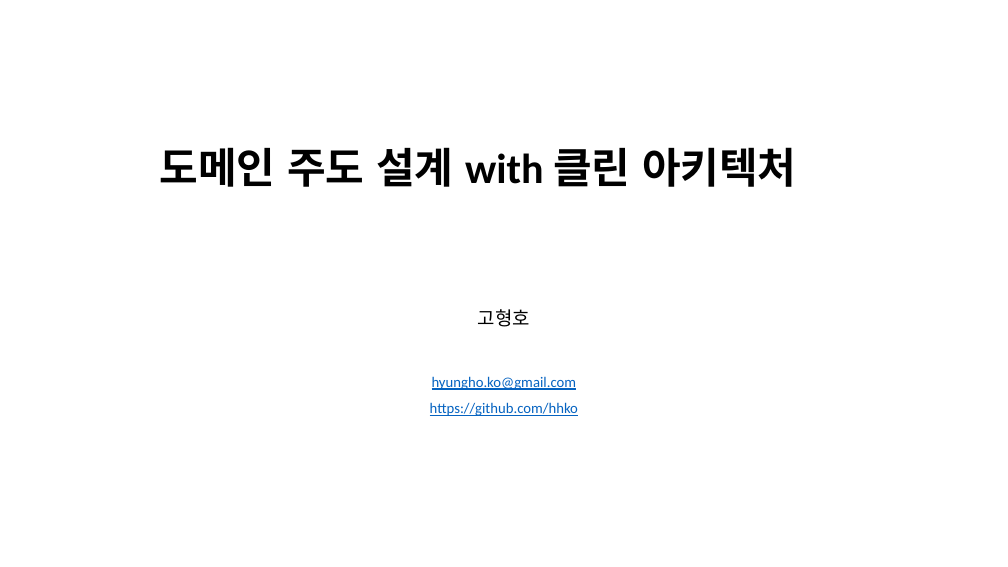
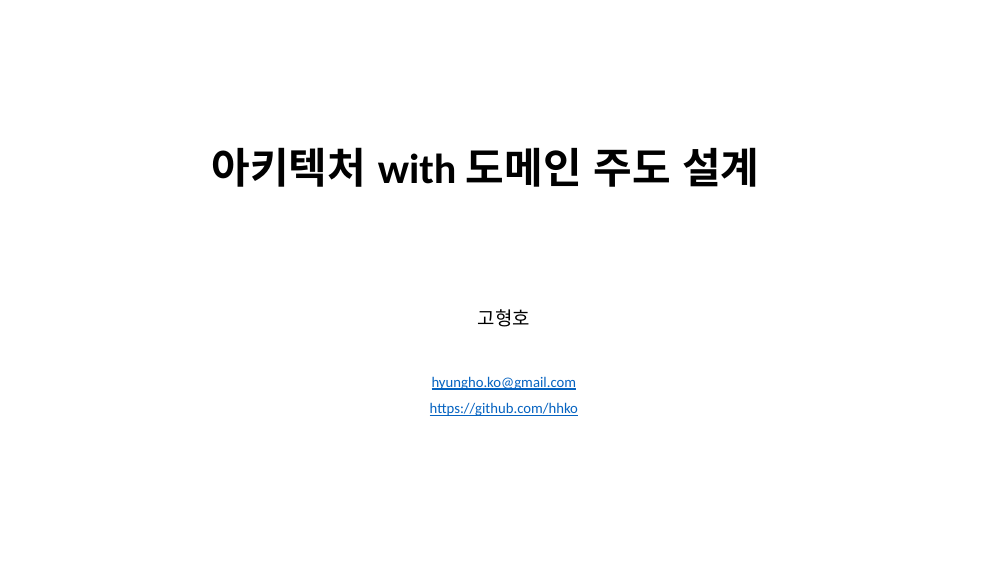
Before and after one commit to hhko/ArchDdd, a slide deck: slide 1 of README.pptx. Drawn at 1008x567 pixels with LibreOffice and Linux fonts; fonts in the diff are those of the drawing. Boxes give left, top, right and bottom in pixels: in the first picture for what was removed or moved away, otherwise in the second. Text is boxed around its words. In the diff, an @@ line names an element or a change of style, - is before the commit and + after.

Commit message:
docs: 아키텍처 개요 추가

```diff
--- a/README.pptx
+++ b/README.pptx
@@ text at [212, 147, 759, 187]: text changed @@
-도메인 주도 설계 with 클린 아키텍처
+아키텍처 with 도메인 주도 설계
```
Also in this commit, not shown: 3 other slides changed, 48 slides added.
